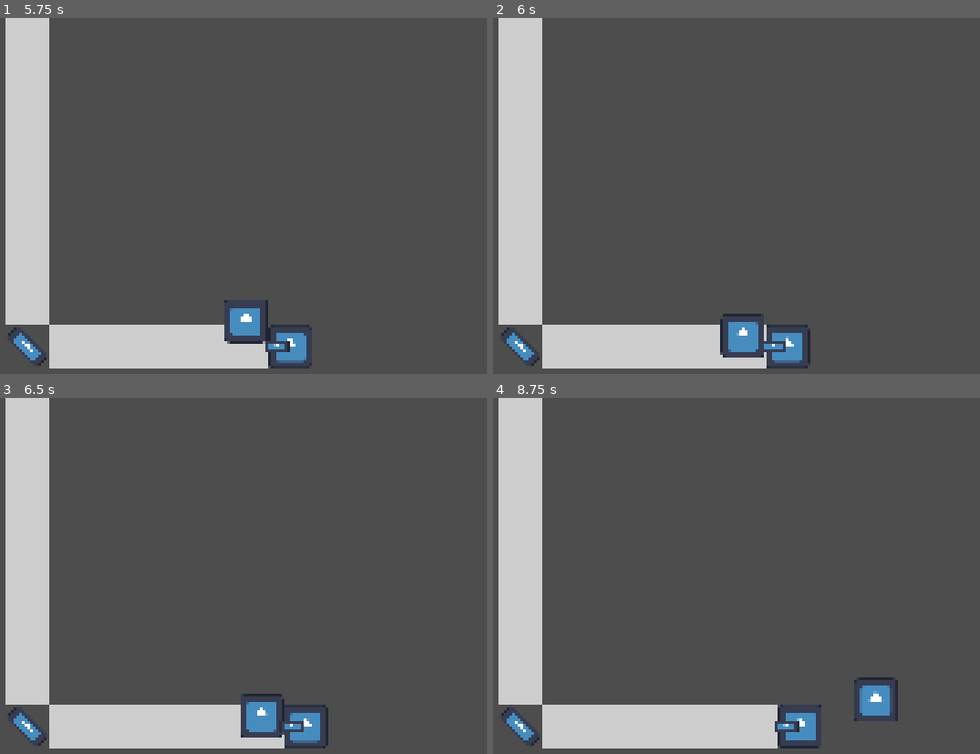
Above: before the commit, frames 1-4 (two rows, left to right).
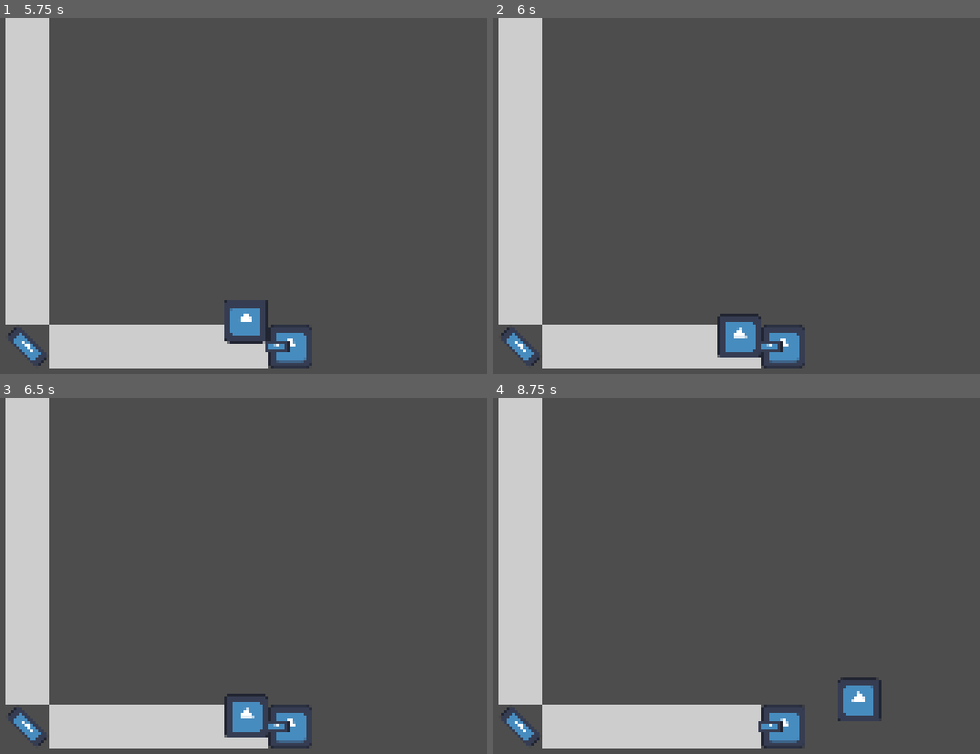
Above: after the commit, the same moments.

Repository: studentkrisk/light-game
Game: Godot game, scene res://world.tscn
Two runs of this game, one before a commit and one after it. Both use one fixed random seed, a clock stepped at 60 frames per second and the inputs below. The engine's default icon, where the game draws it, is replaced by a stand-in: a white triangle on a blue panel in a dark square.
Inputs:
- Up to frame 1 (5.75 s): tap Enter at 0.5 s; hold D (right) 0.53-1.28 s; hold S (down) 1.28-2.03 s; hold D (right) 2.03-2.78 s; hold W (up) 2.78-3.53 s; hold A (left) 3.53-5.03 s; hold S (down) from 5.03 s (still down)
- Up to frame 2 (6 s): release S (down) at 5.78 s; hold D (right) from 5.78 s (still down)
- Up to frame 3 (6.5 s): keep holding D (right)
- Up to frame 4 (8.75 s): release D (right) at 6.53 s; hold W (up) 6.53-7.28 s; hold D (right) 7.28-8.03 s; hold S (down) from 8.03 s (still down)

Frame 1 is identical in both runs. In frame 2, 0.7% of the frame differs, in the area x 46-66%, y 83-99%; in frame 3, 1.5%; in frame 4, 1.8%, in the area x 54-84%, y 78-99%.
Error after the commit: Cannot call method 'get_children' on a null value. (res://Global.gd:5)

Commit message:
forgot to commit

Diff:
--- a/Global.gd
+++ b/Global.gd
@@ -1,3 +1,5 @@
 extends Node
 
 const TILE_SIZE = 16
+
+@onready var LIGHT_BODIES = get_tree().root.get_child(1).get_node("lights").get_children()
--- a/LightBody.gd
+++ b/LightBody.gd
@@ -11,5 +11,6 @@
 func _physics_process(delta):
 	velocity *= 0.25
 	if velocity.length() >= 0.05:
-		update_light()
+		for i in Global.LIGHT_BODIES:
+			i.update_light()
 	move_and_slide()
--- a/emitter.gd
+++ b/emitter.gd
@@ -12,10 +12,9 @@
 	var dir = (ray.to_global(ray.target_position) - ray.global_position).normalized()
 	var start = ray.global_position
 	lights[0].append(start + dir*Global.TILE_SIZE/2)
-	if ray.is_colliding() and ray.get_collider() is LightBody:
-		var collider = ray.get_collider()
+	if ray.is_colliding():
 		lights[0].append(ray.get_collision_point())
-		if not (collider is Emitter):
+		if not (ray.get_collider() is Emitter):
 			ray.get_collider().update_light()
 	else:
 		lights[0].append(start + dir*Global.TILE_SIZE*25)
--- a/mirror.gd
+++ b/mirror.gd
@@ -16,29 +16,27 @@
 	var start1 = ray1.global_position
 	var dir2 = (ray2.to_global(ray2.target_position) - ray2.global_position).normalized()
 	var start2 = ray2.global_position
-	if ray1.is_colliding() and ray1.get_collider() is LightBody:
+	if ray1.is_colliding() and ray1.get_collider():
 		var body = ray1.get_collider()
 		lights[1] = []
 		colors[1] = body.color
 		lights[1].append(start2 + dir2*Global.TILE_SIZE/2)
 		if ray2.is_colliding():
-			var collider = ray2.get_collider()
 			lights[1].append(ray2.get_collision_point())
-			if not (collider is Emitter) and collider is LightBody:
+			if not (ray2.get_collider() is Emitter):
 				ray2.get_collider().update_light()
 		else:
 			lights[1].append(start2 + dir2*Global.TILE_SIZE*25)
 	else:
 		lights[1] = []
-	if ray2.is_colliding() and ray2.get_collider() is LightBody:
+	if ray2.is_colliding():
 		var body = ray2.get_collider()
 		lights[0] = []
 		colors[0] = body.color
 		lights[0].append(start1 + dir1*Global.TILE_SIZE/2)
 		if ray1.is_colliding():
-			var collider = ray1.get_collider()
 			lights[0].append(ray1.get_collision_point())
-			if not (collider is Emitter) and collider is LightBody:
+			if not (ray1.get_collider() is Emitter):
 				ray1.get_collider().update_light()
 		else:
 			lights[0].append(start1 + dir1*Global.TILE_SIZE*25)
--- a/splitter.gd
+++ b/splitter.gd
@@ -13,7 +13,7 @@
 func split(color: Color):
 	return [Color(color, color.a/2), Color(color, color.a/2)]
 
-func update_light(body, color):
+func update_light():
 	ray1.force_raycast_update()
 	ray2.force_raycast_update()
 	ray3.force_raycast_update()
@@ -24,7 +24,6 @@
 	var start2 = ray2.global_position
 	var dir3 = (ray3.to_global(ray3.target_position) - ray3.global_position).normalized()
 	var start3 = ray3.global_position
-	var split_colors = split(color)
 
 	if ray1.is_colliding() and ray1.get_collider() == body:
 		lights[1] = []
